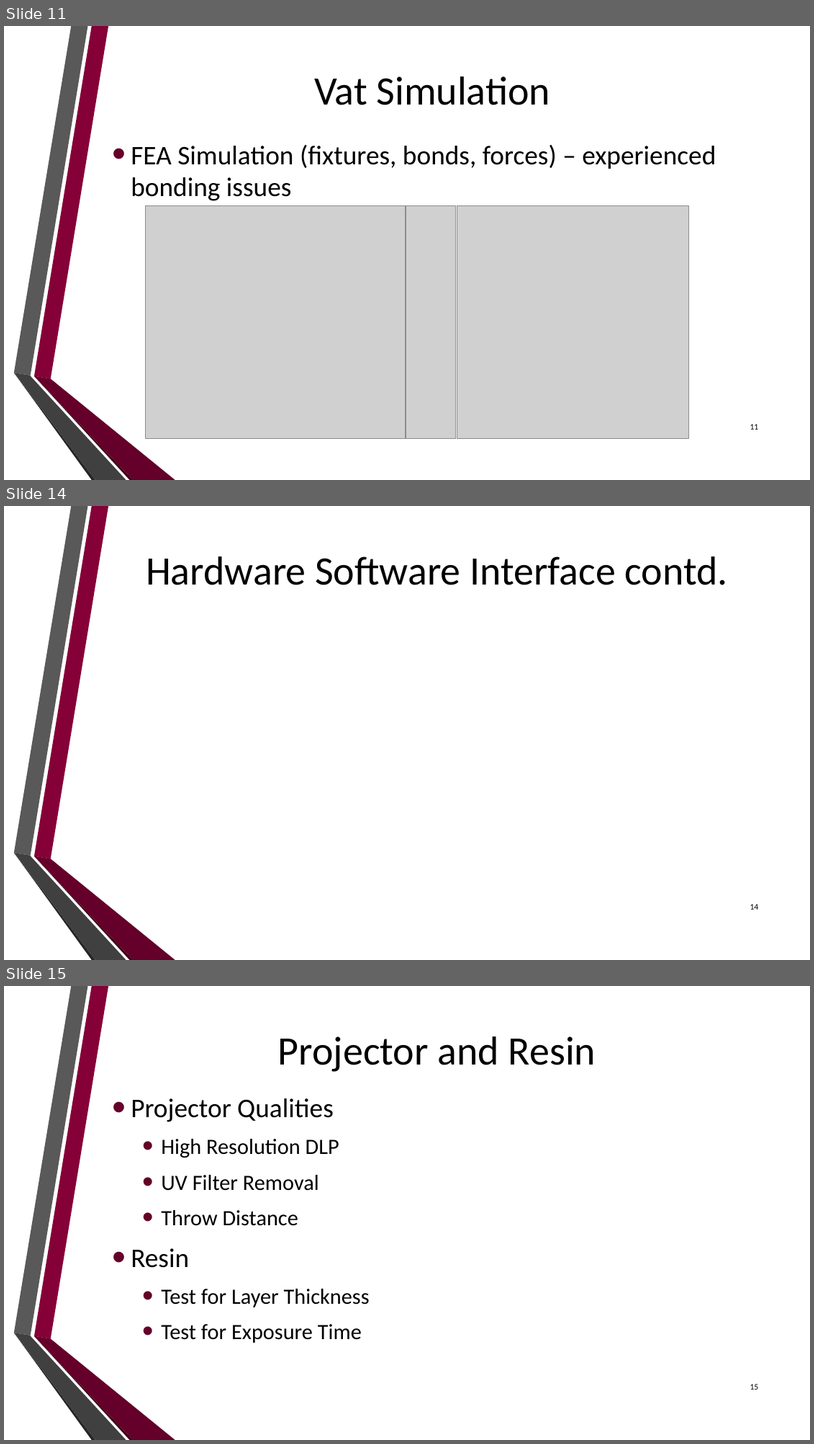
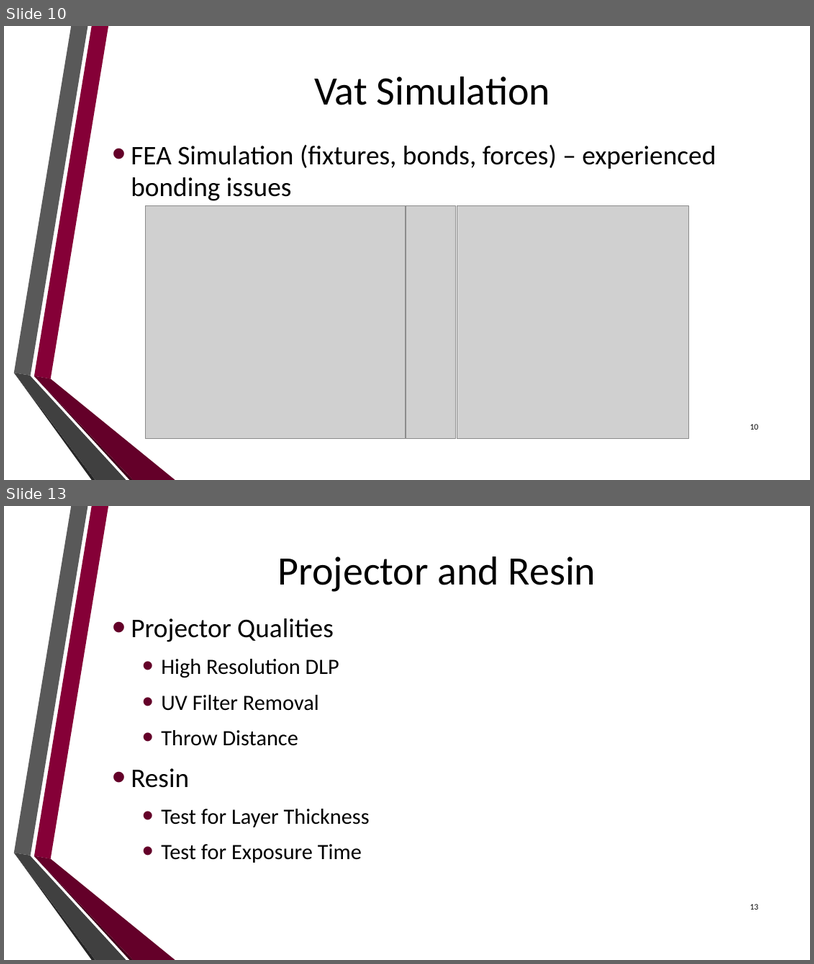
Before and after one commit to dan-olsen/SeniorDesign, a slide deck: Presentations/DesignPres/DesignPres-75.pptx. Shown one above the other, each under a label of ours: slides 11, 14 and 15 before the commit, slides 10 and 13 after it; the slides between them are not shown. The pictures are 814x1444 and 814x964 pixels, drawn with LibreOffice and Linux fonts; fonts in the diff are those of the drawing; grey boxes stand for pictures; background and template pictures are left out. Boxes give left, top, right and bottom in pixels: in the first picture for what was removed or moved away, otherwise in the second. Text is boxed around its words. In the diff, an @@ line names an element or a change of style, - is before the commit and + after.

```diff
--- a/Presentations/DesignPres/DesignPres-75.pptx
+++ b/Presentations/DesignPres/DesignPres-75.pptx
@@ slide 14 removed at [4, 506, 810, 960], background picture (left out); not listed: 6 template elements that a slide beside it also shows @@
@@ title removed at [146, 556, 728, 585] @@
-Hardware Software Interface contd.
@@ page number removed at [751, 903, 759, 909] @@
-14
@@ what was slide 11 is now slide 10 @@
@@ page number at [751, 423, 759, 429]: text changed @@
-11
+10
@@ what was slide 15 is now slide 13 @@
@@ page number at [751, 903, 759, 909]: text changed @@
-15
+13
```
Also in this commit, not shown: 2 slides changed, 4 slides added, 5 other slides removed.
